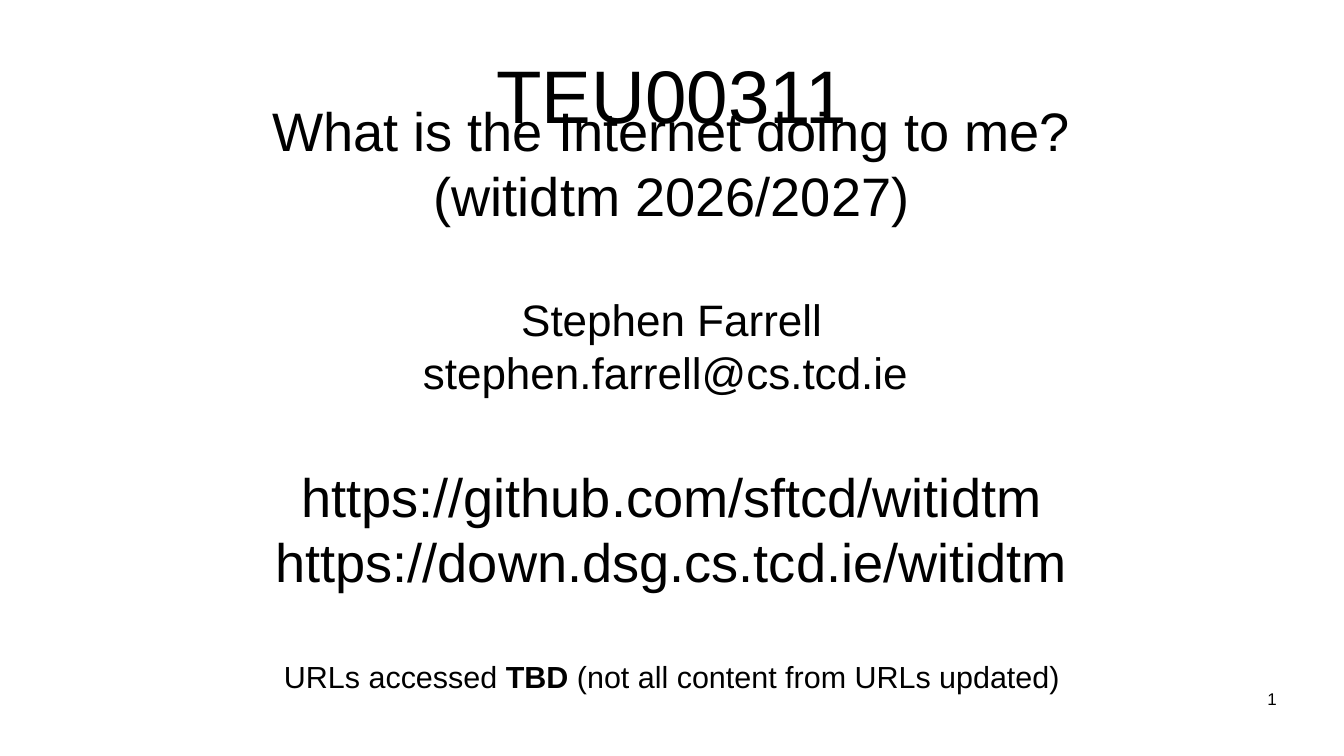
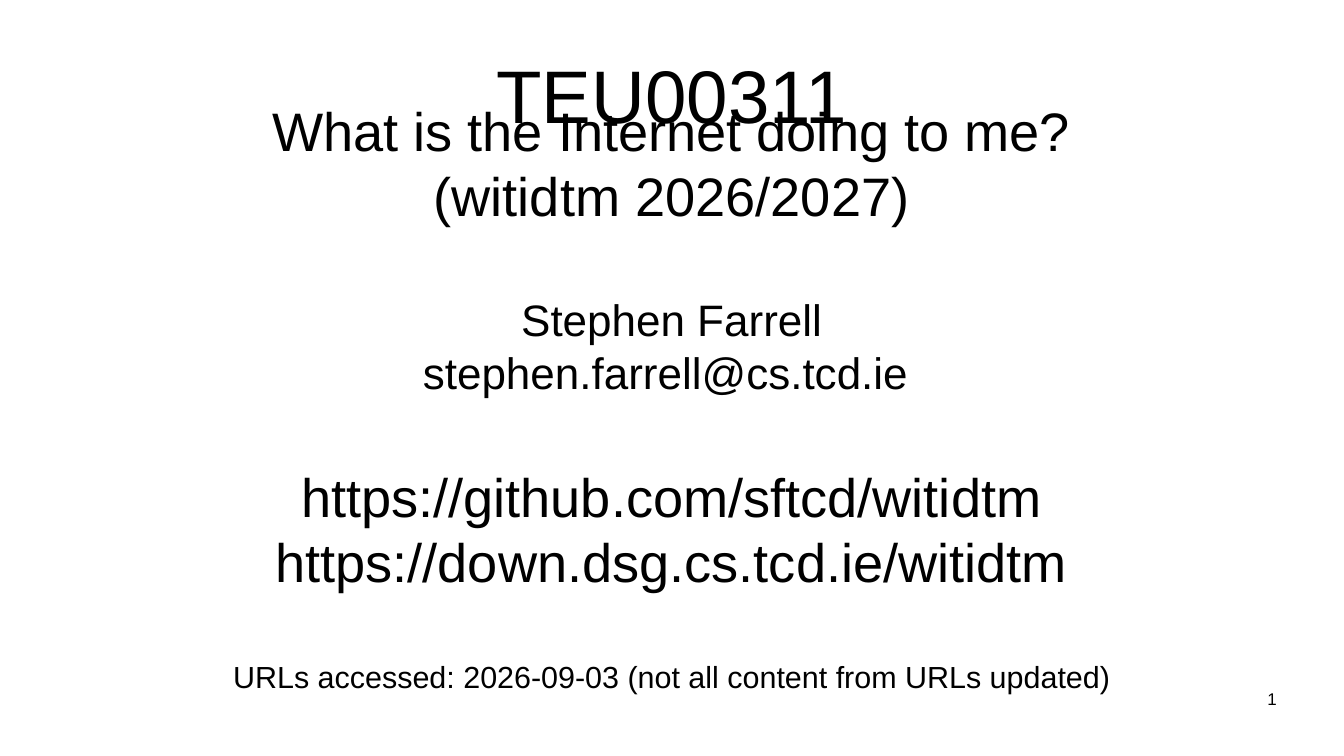
Before and after one commit to sftcd/witidtm, a slide deck: slide 1 of lectures/2026-2027/100-intro.odp. Drawn at 1344x756 pixels with LibreOffice and Linux fonts; fonts in the diff are those of the drawing. Boxes give left, top, right and bottom in pixels: in the first picture for what was removed or moved away, otherwise in the second. Text is boxed around its words. In the diff, an @@ line names an element or a change of style, - is before the commit and + after.

```diff
--- a/lectures/2026-2027/100-intro.odp
+++ b/lectures/2026-2027/100-intro.odp
@@ subtitle at (233, 666, 1110, 694): text changed @@
-URLs accessed TBD (not all content from URLs updated)
+URLs accessed: 2026-09-03 (not all content from URLs updated)
```
Also in this commit, not shown: 15 other slides changed, 3 slides removed, 3 other files.
